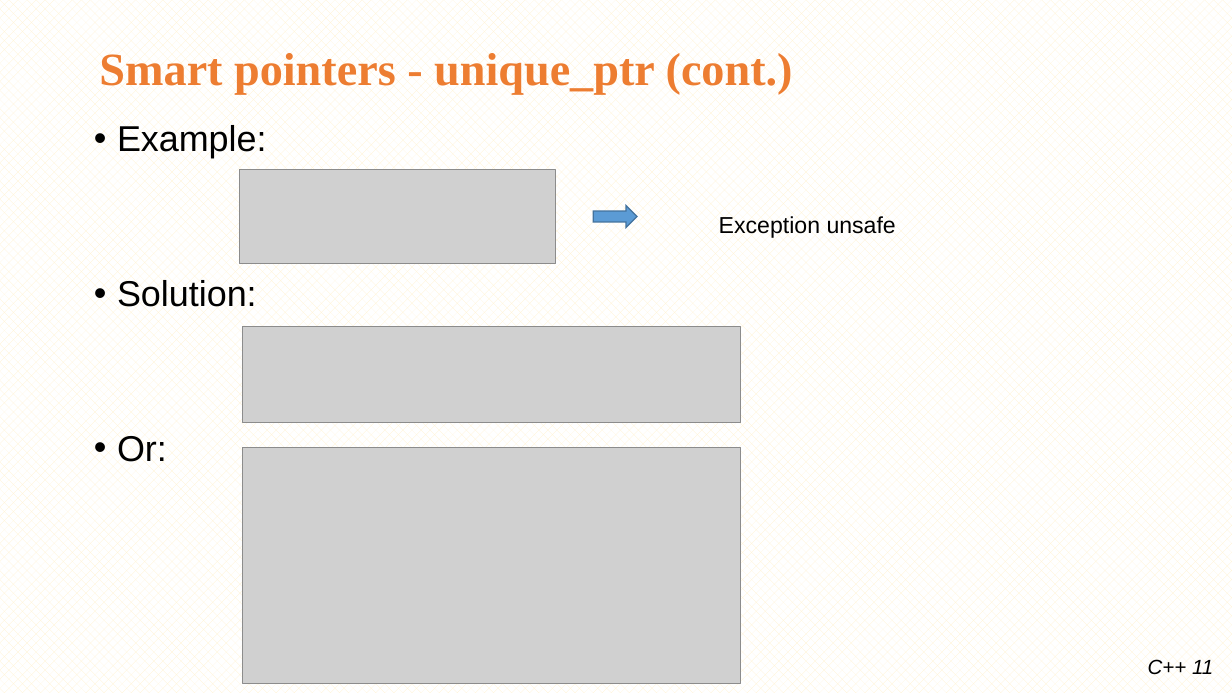
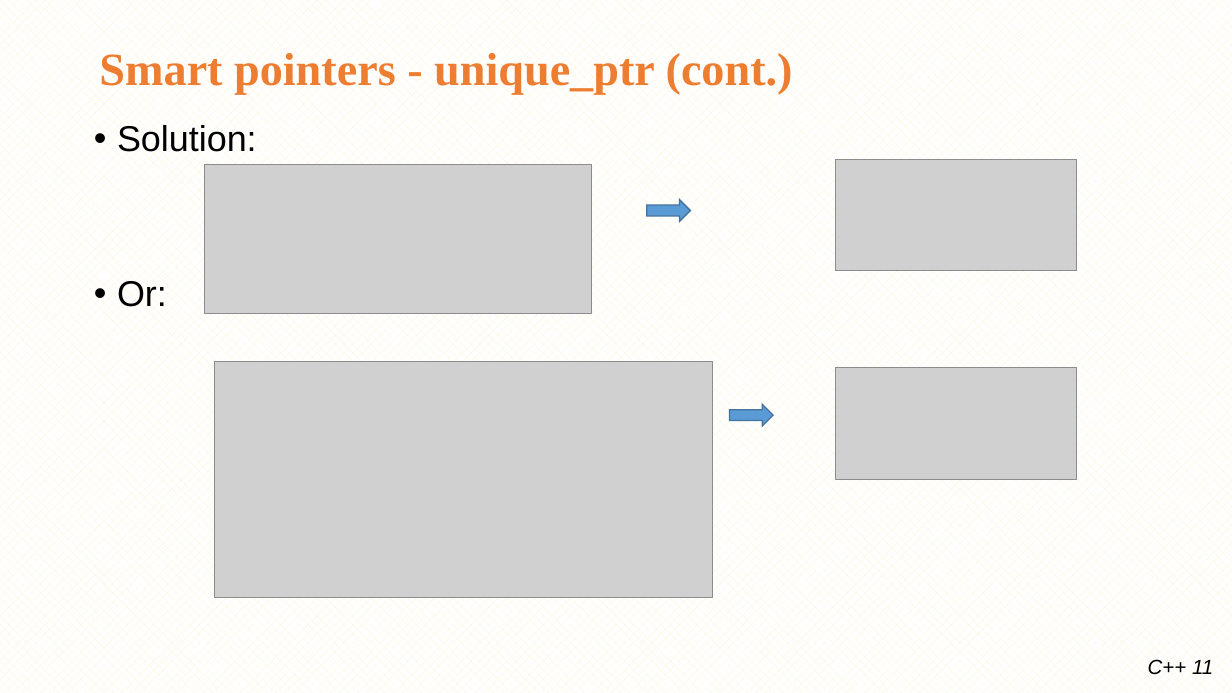
Before and after one commit to minhthedt/hello-world, a slide deck: slide 31 of Training/LG_Training_C++11.pptx (slide 30 before the commit). Drawn at 1232x693 pixels with LibreOffice and Linux fonts; fonts in the diff are those of the drawing; grey boxes stand for pictures; background and template pictures are left out. Boxes give left, top, right and bottom in pixels: in the first picture for what was removed or moved away, otherwise in the second. Text is boxed around its words. In the diff, an @@ line names an element or a change of style, - is before the commit and + after.

Commit message:
update slide c++11

```diff
--- a/Training/LG_Training_C++11.pptx
+++ b/Training/LG_Training_C++11.pptx
@@ text at [117,125,267,158]: paragraph removed @@
-• Example:
@@ picture: place and size @@
-picture at [239,169,555,263]
+picture at [204,165,592,313]
@@ picture added at [836,159,1077,271] @@
@@ right arrow: place and size @@
-right arrow at [593,206,637,228]
+right arrow at [647,200,690,222]
@@ text removed at [719,216,896,238] @@
-Exception unsafe
@@ picture removed at [242,327,741,423] @@
@@ picture: place and size @@
-picture at [242,447,741,683]
+picture at [214,361,714,597]
@@ picture added at [836,368,1077,480] @@
@@ right arrow added at [729,405,773,427], fill #5B9BD5, outline #43739E 1 pt @@
```
Also in this commit, not shown: 1 other slide changed, 1 slide added, 8 other files.
